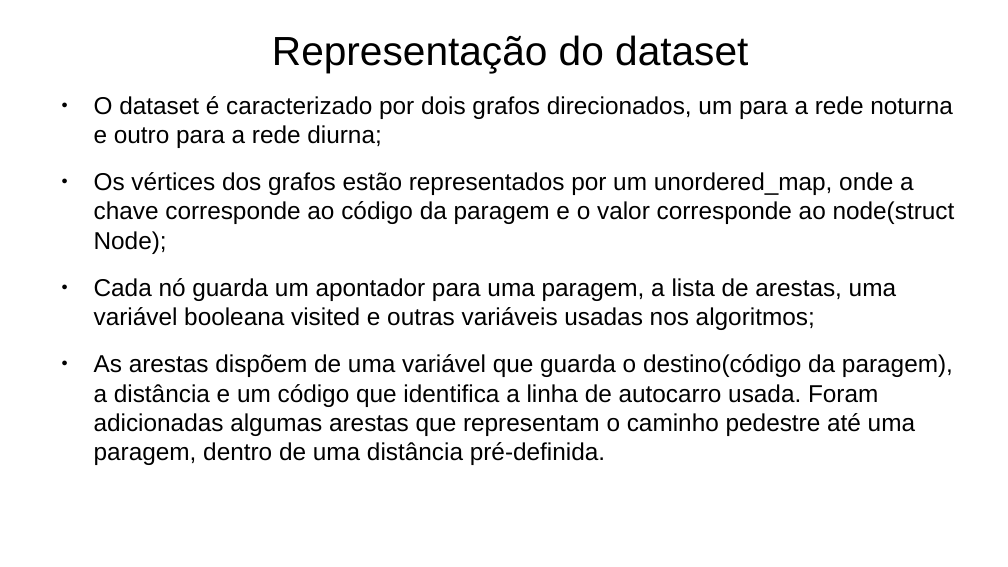
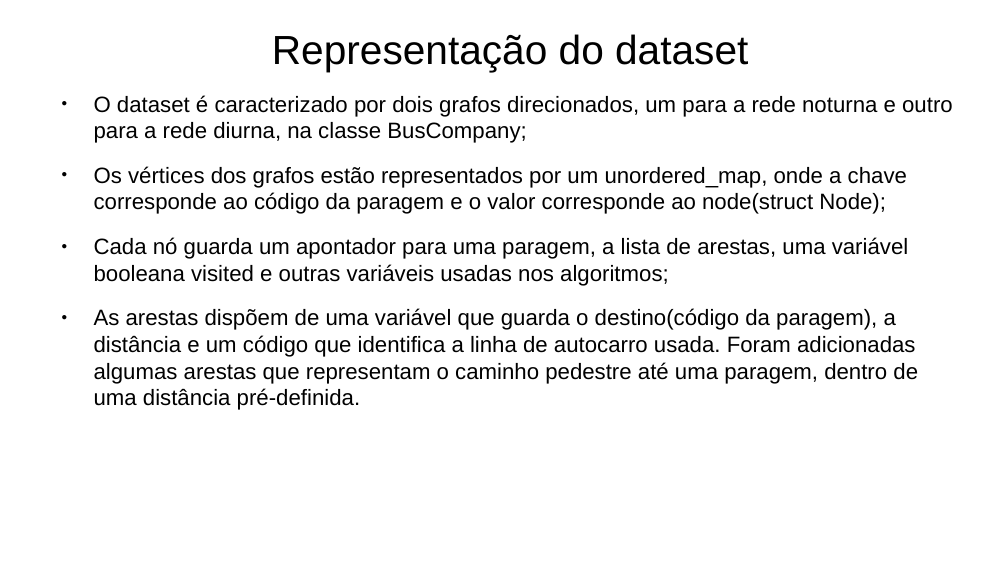
Before and after one commit to Naapperas/feup-aed-proj2, a slide deck: slide 4 of Apresentação.pptx. Drawn at 1008x567 pixels with LibreOffice and Linux fonts; fonts in the diff are those of the drawing. Boxes give left, top, right and bottom in pixels: in the first picture for what was removed or moved away, otherwise in the second. Text is boxed around its words. In the diff, an @@ line names an element or a change of style, - is before the commit and + after.

```diff
--- a/Apresentação.pptx
+++ b/Apresentação.pptx
@@ text at (x1=94, y1=95, x2=953, y2=143): text changed; size 19.2 to 17.5 pt @@
-● O dataset é caracterizado por dois grafos direcionados, um para a rede noturna e outro para a rede diurna;
+● O dataset é caracterizado por dois grafos direcionados, um para a rede noturna e outro para a rede diurna, na classe BusCompany;
@@ text at (x1=94, y1=166, x2=918, y2=410): size 19.2 to 17.5 pt in "Os vértices dos grafos estão representados por ...", "Cada nó guarda um apontador para uma ...", "As arestas dispõem de uma variável que ..." @@
```
Also in this commit, not shown: 4 other slides changed, 3 slides added, 1 slide removed.
